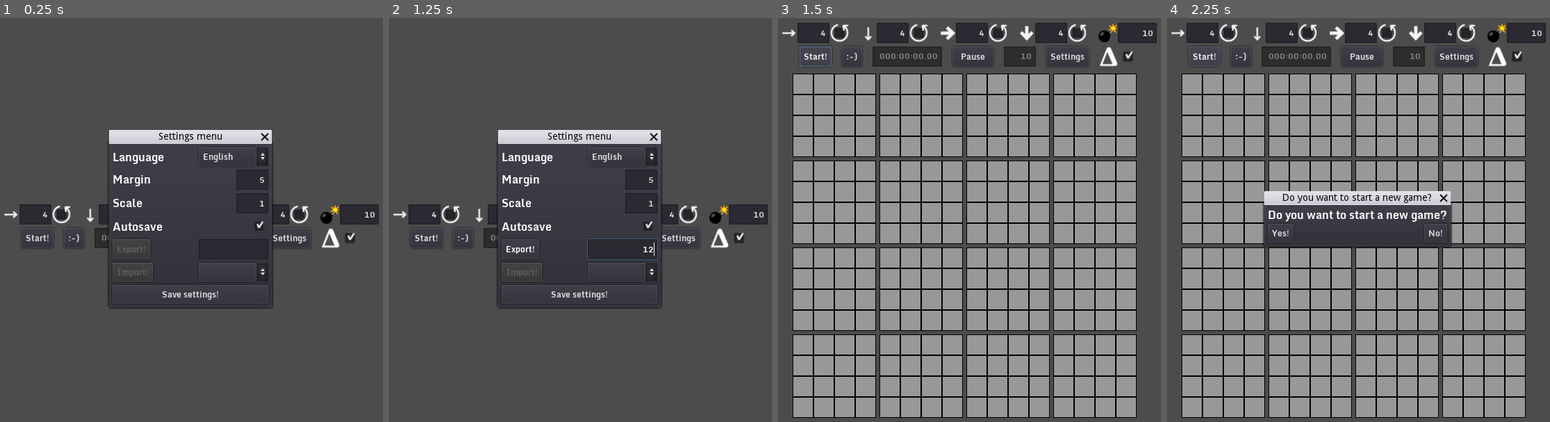
Above: before the commit, frames 1-4 (left to right).
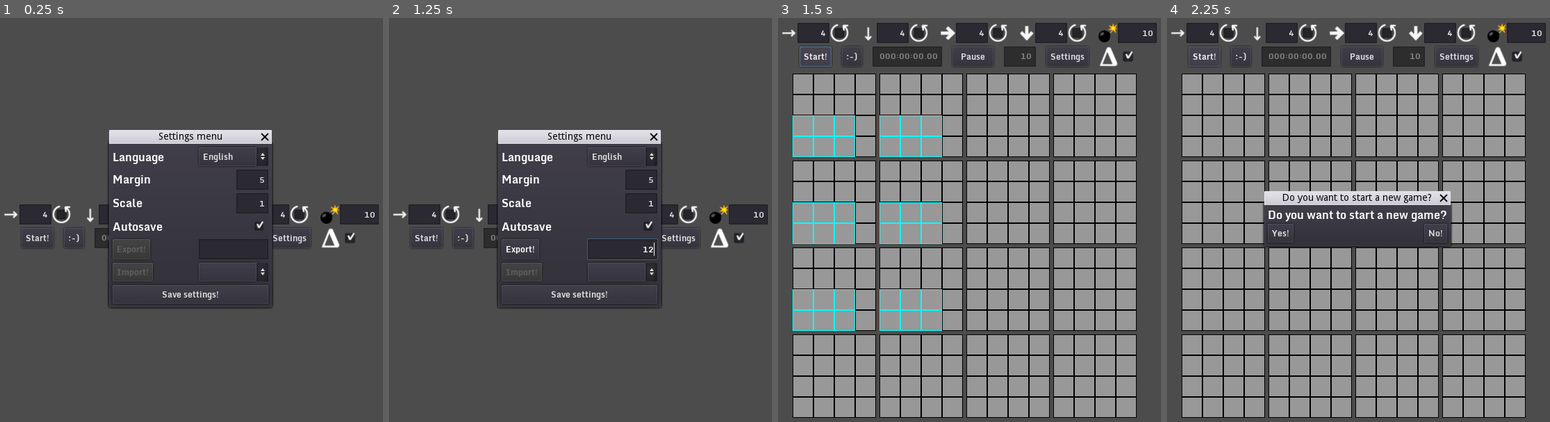
Above: after the commit, the same moments.

Repository: Alzager/4D-Minesweeper-Archived
Game: Godot game, scene res://Main.tscn
The game is run twice, just before and just after one commit, with the same random seed, the same clock (stepped at 60 frames per second) and the same inputs.
Inputs (mouse positions are in pixels of both pictures, inside the frame that each line leads up to):
- Up to frame 1 (0.25 s): no input
- Up to frame 2 (1.25 s): click (622, 248) at 0.52 s; type "12" at 0.6 s
- Up to frame 3 (1.5 s): click "Start!" at 1.25 s
- Up to frame 4 (2.25 s): click "Start!" at 2 s

Frames 1-2 are identical in both runs. In frame 3, 1.3% of the frame differs, in the area x 3-43%, y 24-78%; in frame 4, nothing differs.

Commit message:
Passed 'true' to the intersect_point() parameter 'collide_with_areas' added on v3.1

Diff:
--- a/source/input.gd
+++ b/source/input.gd
@@ -8,12 +8,12 @@
 	var _inside = ! global.settings_menu.is_visible_in_tree() && ! global.newgame_menu.is_visible_in_tree() && ! global.win_menu.is_visible_in_tree() && ! global.lose_menu.is_visible_in_tree() && ! global.message_menu.is_visible_in_tree()
 	if _inside:
 		var space_state = get_tree().get_root().get_world_2d().direct_space_state
-		var colliders = space_state.intersect_point(get_viewport().get_mouse_position(), 1, [], 2)
+		var colliders = space_state.intersect_point(get_viewport().get_mouse_position(), 1, [], 2, true, true)
 		_inside = colliders.size() > 0
 		if _inside:
-			colliders = space_state.intersect_point(get_viewport().get_mouse_position(), 1, [], 1)
+			colliders = space_state.intersect_point(get_viewport().get_mouse_position(), 1, [], 1, true, true)
 			if colliders.size() > 0:
-				var block = space_state.intersect_point(get_viewport().get_mouse_position(), 1, [], 1)[0].collider
+				var block = space_state.intersect_point(get_viewport().get_mouse_position(), 1, [], 1, true, true)[0].collider
 				if ! block.coordinates == input._position:
 					if input._position.find(-1) == -1:
 						global.blocks[input._position[0]][input._position[1]][input._position[2]][input._position[3]].exited()
@@ -72,12 +72,12 @@
 	var _inside = ! global.settings_menu.is_visible_in_tree() && ! global.newgame_menu.is_visible_in_tree() && ! global.win_menu.is_visible_in_tree() && ! global.lose_menu.is_visible_in_tree() && ! global.message_menu.is_visible_in_tree()
 	if _inside:
 		var space_state = get_tree().get_root().get_world_2d().direct_space_state
-		var colliders = space_state.intersect_point(get_viewport().get_mouse_position(), 1, [], 2)
+		var colliders = space_state.intersect_point(get_viewport().get_mouse_position(), 1, [], 2, true, true)
 		_inside = colliders.size() > 0
 		if _inside:
-			colliders = space_state.intersect_point(get_viewport().get_mouse_position(), 1, [], 1)
+			colliders = space_state.intersect_point(get_viewport().get_mouse_position(), 1, [], 1, true, true)
 			if colliders.size() > 0:
-				var block = space_state.intersect_point(get_viewport().get_mouse_position(), 1, [], 1)[0].collider
+				var block = space_state.intersect_point(get_viewport().get_mouse_position(), 1, [], 1, true, true)[0].collider
 				if ! block.coordinates == input._position:
 					if input._position.find(-1) == -1:
 						global.blocks[input._position[0]][input._position[1]][input._position[2]][input._position[3]].exited()
